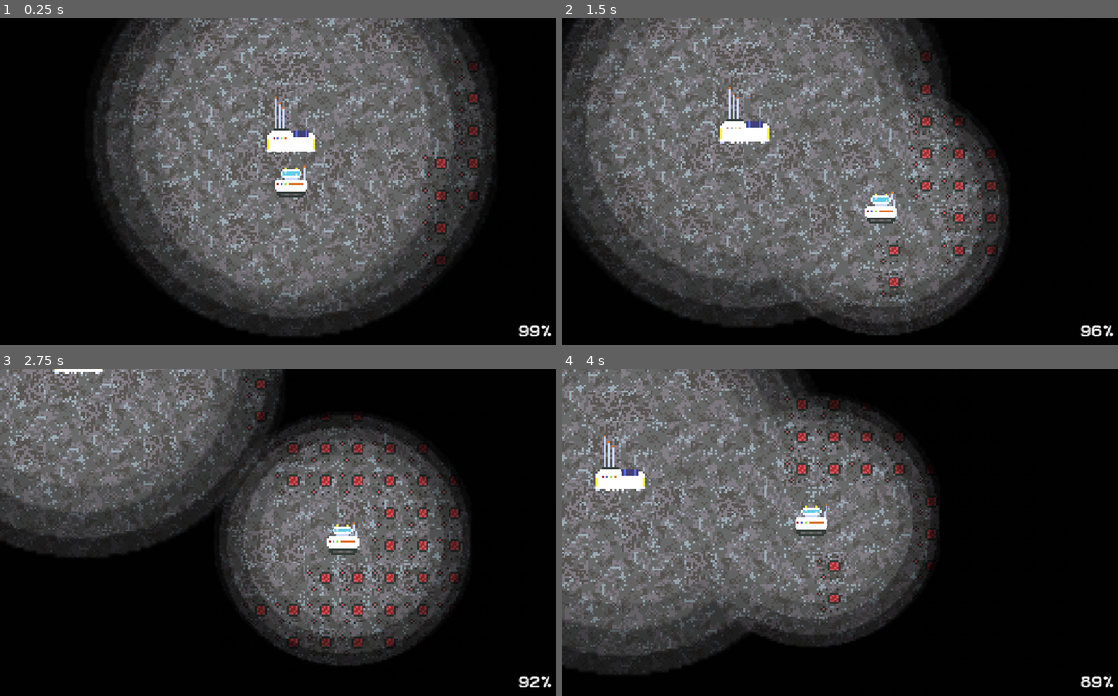
Above: before the commit, frames 1-4 (two rows, left to right).
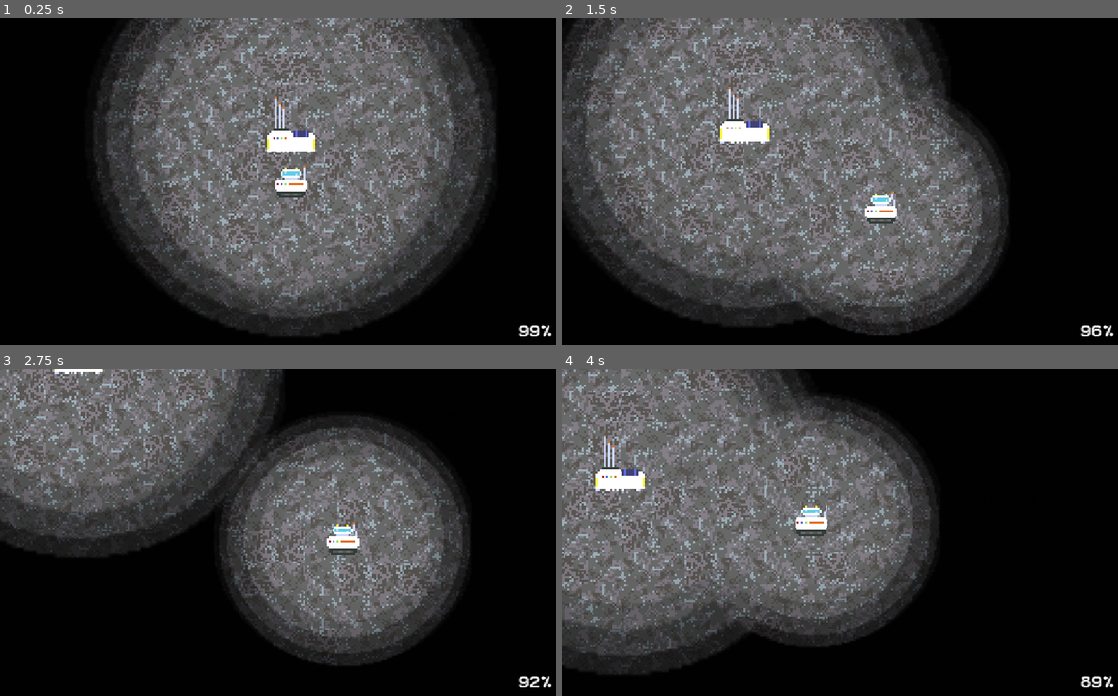
Above: after the commit, the same moments.

Repository: DanielDe8/Moonrunner
Game: Godot game, scene res://Scenes/Main.tscn
Two runs of this game, one before a commit and one after it. Both use one fixed random seed, a clock stepped at 60 frames per second and the inputs below.
Inputs (mouse positions are in pixels of both pictures, inside the frame that each line leads up to):
- Up to frame 1 (0.25 s): no input
- Up to frame 2 (1.5 s): tap Enter at 0.5 s; move the mouse to (979, 165) at 0.52 s; hold Right (right) 0.53-1.28 s; click (979, 165) at 0.67 s; move the mouse to (734, 197) at 1.27 s; hold Down (down) from 1.28 s (still down)
- Up to frame 3 (2.75 s): move the mouse to (350, 460) at 2.02 s; release Down (down) at 2.03 s; hold Right (right) from 2.03 s (still down)
- Up to frame 4 (4 s): move the mouse to (823, 597) at 2.77 s; release Right (right) at 2.78 s; hold Up (up) 2.78-3.53 s; click (823, 597) at 2.92 s; move the mouse to (1029, 581) at 3.52 s; hold Left (left) from 3.53 s (still down)

The runs differ from the first frame. In frame 1, 0.8% of the frame differs, in the area x 75-89%, y 11-83%; in frame 2, 1.5%; in frame 3, 3.3%, in the area x 43-84%, y 1-88%; in frame 4, 1.3%.

Commit message:
ore gen final mabe

Diff:
--- /dev/null
+++ b/Objects/Ores/ore.tscn
@@ -0,0 +1,17 @@
+[gd_scene format=3]
+
+[ext_resource type="Script" path="res://Scripts/collectable.gd" id="1_collectable"]
+[ext_resource type="Texture2D" uid="uid://db6qfx3nw4wwb" path="res://Assets/red_ore_1.png" id="2_tex"]
+
+[sub_resource type="RectangleShape2D" id="RectangleShape2D_ore"]
+size = Vector2(16, 16)
+
+[node name="Ore" type="Area2D" groups=["Collectables"]]
+script = ExtResource("1_collectable")
+
+[node name="Sprite2D" type="Sprite2D" parent="."]
+texture_filter = 1
+texture = ExtResource("2_tex")
+
+[node name="CollisionShape2D" type="CollisionShape2D" parent="."]
+shape = SubResource("RectangleShape2D_ore")
--- a/Objects/collecteble_template.tscn
+++ b/Objects/collecteble_template.tscn
@@ -1,6 +1,6 @@
 [gd_scene format=3 uid="uid://bmktn6edi67ph"]
 
-[ext_resource type="Script" uid="uid://bmy1034p4rapl" path="res://Scripts/collecteble_template.gd" id="1_nd5ou"]
+[ext_resource type="Script" path="res://Scripts/collectable.gd" id="1_nd5ou"]
 [ext_resource type="Texture2D" uid="uid://db6qfx3nw4wwb" path="res://Assets/red_ore_1.png" id="2_1ashx"]
 
 [sub_resource type="RectangleShape2D" id="RectangleShape2D_mqatm"]
--- a/Objects/ore.tscn
+++ b/Objects/ore.tscn
@@ -1,4 +1,4 @@
-[gd_scene format=3]
+[gd_scene format=3 uid="uid://crjactfct5hoq"]
 
 [ext_resource type="Script" path="res://Scripts/ore.gd" id="1_ore"]
 [ext_resource type="Texture2D" uid="uid://db6qfx3nw4wwb" path="res://Assets/red_ore_1.png" id="2_tex"]
@@ -6,12 +6,12 @@
 [sub_resource type="RectangleShape2D" id="RectangleShape2D_ore"]
 size = Vector2(16, 16)
 
-[node name="Ore" type="Area2D" groups=["Collectables"]]
+[node name="Ore" type="Area2D" unique_id=520424532 groups=["Collectables"]]
 script = ExtResource("1_ore")
 
-[node name="Sprite2D" type="Sprite2D" parent="."]
+[node name="Sprite2D" type="Sprite2D" parent="." unique_id=1123076211]
 texture_filter = 1
 texture = ExtResource("2_tex")
 
-[node name="CollisionShape2D" type="CollisionShape2D" parent="."]
+[node name="CollisionShape2D" type="CollisionShape2D" parent="." unique_id=1930961763]
 shape = SubResource("RectangleShape2D_ore")
--- a/Scenes/Main.tscn
+++ b/Scenes/Main.tscn
@@ -8,6 +8,7 @@
 [ext_resource type="PackedScene" uid="uid://camp1234fire" path="res://Objects/base_camp.tscn" id="6_camp"]
 [ext_resource type="Script" uid="uid://nw1tyfuhfnfj" path="res://Scripts/main.gd" id="7_main"]
 [ext_resource type="FontFile" uid="uid://chnv5lwc2bn3q" path="res://Assets/Pixel12x10Mono-v1.1.0.ttf" id="8_50glp"]
+[ext_resource type="PackedScene" path="res://Objects/Ores/ore.tscn" id="9_ore"]
 
 [sub_resource type="TileSetScenesCollectionSource" id="TileSetScenesCollectionSource_rgh2o"]
 scenes/1/scene = ExtResource("2_kln2b")
@@ -30,6 +31,7 @@
 
 [node name="Node2D" type="Node2D" unique_id=1416863422]
 script = ExtResource("7_main")
+spawnable_objects = Array[PackedScene]([ExtResource("9_ore")])
 
 [node name="TileMapLayer" type="TileMapLayer" parent="." unique_id=1483234888]
 texture_filter = 1
--- /dev/null
+++ b/Scripts/collectable.gd
@@ -0,0 +1,17 @@
+class_name Collectable
+extends Area2D
+
+@export_range(0.0, 1.0, 0.001) var spawn_chance: float = 0.008
+@export var min_cluster_size: int = 3
+@export var max_cluster_size: int = 5
+@export var min_distance: int = 5
+@export var max_distance: int = -1
+
+
+func _ready() -> void:
+	body_entered.connect(_on_body_entered)
+
+
+func _on_body_entered(body: Node2D) -> void:
+	if body.is_in_group("Player") or body.name == "Player":
+		queue_free()
--- a/Scripts/collecteble_template.gd
+++ /dev/null
@@ -1,10 +0,0 @@
-extends Area2D
-
-
-func _ready() -> void:
-	body_entered.connect(_on_body_entered)
-
-
-func _on_body_entered(body: Node2D) -> void:
-	if body.is_in_group("Player") or body.name == "Player":
-		queue_free()
--- a/Scripts/main.gd
+++ b/Scripts/main.gd
@@ -1,5 +1,3 @@
 extends Node2D
 
-@export var spawnable_objects: Array[PackedScene] = [
-	preload("res://Objects/ore.tscn")
-]
+@export var spawnable_objects: Array[PackedScene] = []
--- a/Scripts/ore.gd
+++ /dev/null
@@ -1,9 +0,0 @@
-extends Area2D
-
-
-func _ready() -> void:
-	body_entered.connect(_on_body_entered)
-
-func _on_body_entered(body: Node2D) -> void:
-	if body.is_in_group("Player") or body.name == "Player":
-		queue_free()
--- a/Scripts/ore_spawner.gd
+++ b/Scripts/ore_spawner.gd
@@ -1,96 +1,86 @@
 extends TileMapLayer
+
+const DIRS: Array[Vector2i] = [
+	Vector2i.RIGHT,
+	Vector2i.LEFT,
+	Vector2i.DOWN,
+	Vector2i.UP
+]
 
 @export var map_seed: int = 0
 @export var view_radius: int = 22
 @export var max_view_radius: int = 60
-@export var infinite_follow_player: bool = true
-@export var ore_frequency: float = 0.05
-@export var ore_size_threshold: float = 0.45
-@export var starting_area_radius: int = 4
-@export var spawn_starter_patch: bool = true
 
 @onready var ground_layer: TileMapLayer = $"../TileMapLayer"
 @onready var player: CharacterBody2D = $"../player"
+@onready var camp: Node2D = get_node_or_null("../Camp")
 
+var active_seed: int = 0
+var base_cell := Vector2i.ZERO
+var spawn_configs: Array[Dictionary] = []
 var generated_cells: Dictionary = {}
-var ore_noise := FastNoiseLite.new()
-var edge_noise := FastNoiseLite.new()
-var type_noise := FastNoiseLite.new()
-var starter_patch_center := Vector2i(6, -2)
+var occupied_cells: Dictionary = {}
+var pending_spawns: Dictionary = {}
 var last_player_cell := Vector2i(999999, 999999)
 var last_active_radius: int = 0
 
 
 func _ready() -> void:
-	setup_noise()
+	active_seed = map_seed if map_seed != 0 else randi()
+	if camp != null:
+		base_cell = ground_layer.local_to_map(ground_layer.to_local(camp.global_position))
+	load_spawn_configs()
 	ground_layer.clear()
 	clear()
-	generate_circle_area(Vector2i.ZERO, view_radius)
-	if infinite_follow_player:
-		update_map_around_player()
-	else:
-		create_circular_boundary(view_radius)
+	update_map()
 
 
 func _physics_process(_delta: float) -> void:
-	if infinite_follow_player and player != null:
-		var current_cell: Vector2i = ground_layer.local_to_map(player.global_position)
-		var active_radius: int = get_active_view_radius()
-		if current_cell != last_player_cell or active_radius > last_active_radius:
-			last_player_cell = current_cell
-			last_active_radius = active_radius
-			generate_circle_area(current_cell, active_radius)
+	update_map()
+
+
+func load_spawn_configs() -> void:
+	spawn_configs.clear()
+	var main_node := get_parent()
+	if main_node == null or not ("spawnable_objects" in main_node):
+		return
+
+	for scene in main_node.spawnable_objects:
+		if scene == null:
+			continue
+		var sample: Node = scene.instantiate()
+		var config := {
+			"scene": scene,
+			"spawn_chance": float(sample.get("spawn_chance")) if "spawn_chance" in sample else 0.008,
+			"min_size": int(sample.get("min_cluster_size")) if "min_cluster_size" in sample else 3,
+			"max_size": int(sample.get("max_cluster_size")) if "max_cluster_size" in sample else 5,
+			"min_dist": int(sample.get("min_distance")) if "min_distance" in sample else 5,
+			"max_dist": int(sample.get("max_distance")) if "max_distance" in sample else -1
+		}
+		sample.free()
+		spawn_configs.append(config)
+
+
+func update_map() -> void:
+	if player == null:
+		return
+	var current_cell: Vector2i = ground_layer.local_to_map(player.global_position)
+	var active_radius: int = get_active_view_radius()
+	if current_cell != last_player_cell or active_radius > last_active_radius:
+		last_player_cell = current_cell
+		last_active_radius = active_radius
+		generate_circle(current_cell, active_radius)
 
 
 func get_active_view_radius() -> int:
 	if player != null and player.has_node("Camera2D"):
-		var cam: Camera2D = player.get_node("Camera2D")
-		var zoom_val: float = max(cam.zoom.x, 0.5)
-		var zoom_needed_radius: int = int(ceil(52.0 / zoom_val))
-		return clampi(max(view_radius, zoom_needed_radius), view_radius, max(view_radius, max_view_radius))
+		var zoom_val: float = max(player.get_node("Camera2D").zoom.x, 0.5)
+		var zoom_radius: int = int(ceil(52.0 / zoom_val))
+		return clampi(max(view_radius, zoom_radius), view_radius, max(view_radius, max_view_radius))
 	return view_radius
 
 
-func setup_noise() -> void:
-	var active_seed: int = map_seed if map_seed != 0 else randi()
-	ore_noise.seed = active_seed
-	ore_noise.noise_type = FastNoiseLite.TYPE_SIMPLEX_SMOOTH
-	ore_noise.frequency = ore_frequency
-	ore_noise.fractal_type = FastNoiseLite.FRACTAL_FBM
-	ore_noise.fractal_octaves = 2
-
-	edge_noise.seed = active_seed + 1337
-	edge_noise.noise_type = FastNoiseLite.TYPE_SIMPLEX
-	edge_noise.frequency = 0.22
-
-	type_noise.seed = active_seed + 4242
-	type_noise.noise_type = FastNoiseLite.TYPE_SIMPLEX_SMOOTH
-	type_noise.frequency = 0.018
-
-	var angle: float = randf() * TAU
-	var dist: float = float(starting_area_radius + 3)
-	starter_patch_center = Vector2i(int(round(cos(angle) * dist)), int(round(sin(angle) * dist)))
-
-
-func get_spawnable_objects() -> Array[PackedScene]:
-	var main_node := get_parent()
-	if main_node != null and "spawnable_objects" in main_node:
-		var list: Array[PackedScene] = main_node.spawnable_objects
-		if not list.is_empty():
-			return list
-	return []
-
-
-func update_map_around_player() -> void:
-	var center: Vector2i = Vector2i.ZERO
-	if player != null:
-		center = ground_layer.local_to_map(player.global_position)
-	var active_radius: int = get_active_view_radius()
-	last_active_radius = active_radius
-	generate_circle_area(center, active_radius)
-
-
-func generate_circle_area(center: Vector2i, radius: int) -> void:
+func generate_circle(center: Vector2i, radius: int) -> void:
 	var r_sq: int = radius * radius
 	for x in range(center.x - radius, center.x + radius + 1):
 		for y in range(center.y - radius, center.y + radius + 1):
@@ -105,57 +95,79 @@
 func generate_tile(cell: Vector2i) -> void:
 	generated_cells[cell] = true
 	ground_layer.set_cell(cell, 0, Vector2i.ZERO, 2)
-	var obj_index: int = get_spawn_object_index(cell)
-	if obj_index >= 0:
-		var objects := get_spawnable_objects()
-		if obj_index < objects.size() and objects[obj_index] != null:
-			var obj := objects[obj_index].instantiate()
-			obj.position = ground_layer.map_to_local(cell)
-			add_child(obj)
+
+	if pending_spawns.has(cell):
+		spawn_at(cell, pending_spawns[cell])
+		pending_spawns.erase(cell)
+		return
+
+	if occupied_cells.has(cell) or spawn_configs.is_empty():
+		return
+
+	var rng := RandomNumberGenerator.new()
+	rng.seed = hash([active_seed, cell.x, cell.y])
+
+	var order := spawn_configs.duplicate()
+	shuffle_array(order, rng)
+
+	for config in order:
+		if can_place_at(cell, config, {}) and rng.randf() < config.spawn_chance:
+			spawn_cluster(cell, config, rng)
+			break
 
 
-func get_spawn_object_index(cell: Vector2i) -> int:
-	var objects := get_spawnable_objects()
-	if objects.is_empty():
-		return -1
-
-	var dist_from_origin: float = Vector2(cell).length()
-	if dist_from_origin < float(starting_area_radius):
-		return -1
-
-	var jitter: float = edge_noise.get_noise_2d(float(cell.x), float(cell.y)) * 0.12
-
-	if spawn_starter_patch:
-		var starter_dist: float = Vector2(cell - starter_patch_center).length()
-		if starter_dist <= 2.2 + jitter * 3.0:
-			return 0
-
-	var base_val: float = ore_noise.get_noise_2d(float(cell.x), float(cell.y))
-	if (base_val + jitter) <= ore_size_threshold:
-		return -1
-
-	if objects.size() == 1:
-		return 0
-
-	var norm: float = clampf((type_noise.get_noise_2d(float(cell.x), float(cell.y)) + 0.6) / 1.2, 0.0, 0.9999)
-	return int(floor(norm * float(objects.size())))
+func can_place_at(cell: Vector2i, config: Dictionary, own_cluster: Dictionary) -> bool:
+	if occupied_cells.has(cell):
+		return false
+	for d in DIRS:
+		var neighbor: Vector2i = cell + d
+		if occupied_cells.has(neighbor) and not own_cluster.has(neighbor):
+			return false
+	var dist: float = Vector2(cell - base_cell).length()
+	if dist < float(config.min_dist):
+		return false
+	if config.max_dist >= 0 and dist > float(config.max_dist):
+		return false
+	return true
 
 
-func create_circular_boundary(radius: int) -> void:
-	var tile_size: float = float(ground_layer.tile_set.tile_size.x)
-	var pixel_radius: float = float(radius) * tile_size
-	var wall := StaticBody2D.new()
-	wall.name = "MapBoundary"
-	var segments: int = 64
-	for i in range(segments):
-		var angle1: float = TAU * float(i) / float(segments)
-		var angle2: float = TAU * float(i + 1) / float(segments)
-		var p1 := Vector2(cos(angle1), sin(angle1)) * pixel_radius
-		var p2 := Vector2(cos(angle2), sin(angle2)) * pixel_radius
-		var shape := SegmentShape2D.new()
-		shape.a = p1
-		shape.b = p2
-		var col := CollisionShape2D.new()
-		col.shape = shape
-		wall.add_child(col)
-	add_child(wall)
+func spawn_cluster(center: Vector2i, config: Dictionary, rng: RandomNumberGenerator) -> void:
+	var min_size: int = max(1, config.min_size)
+	var target: int = rng.randi_range(min_size, max(min_size, config.max_size))
+	var queue: Array[Vector2i] = [center]
+	var visited: Dictionary = {center: true}
+	var own_cluster: Dictionary = {}
+
+	while own_cluster.size() < target and not queue.is_empty():
+		var cell: Vector2i = queue.pop_front()
+		if not can_place_at(cell, config, own_cluster):
+			continue
+
+		occupied_cells[cell] = true
+		own_cluster[cell] = true
+		if generated_cells.has(cell):
+			spawn_at(cell, config.scene)
+		else:
+			pending_spawns[cell] = config.scene
+
+		var neighbors := DIRS.duplicate()
+		shuffle_array(neighbors, rng)
+		for d in neighbors:
+			var next_cell: Vector2i = cell + d
+			if not visited.has(next_cell):
+				visited[next_cell] = true
+				queue.append(next_cell)
+
+
+func spawn_at(cell: Vector2i, scene: PackedScene) -> void:
+	var obj := scene.instantiate()
+	obj.position = ground_layer.map_to_local(cell)
+	add_child(obj)
+
+
+func shuffle_array(arr: Array, rng: RandomNumberGenerator) -> void:
+	for i in range(arr.size() - 1, 0, -1):
+		var j: int = rng.randi_range(0, i)
+		var tmp = arr[i]
+		arr[i] = arr[j]
+		arr[j] = tmp
Not shown, added: Scripts/collectable.gd.uid
Not shown, removed: Scripts/collecteble_template.gd.uid
Not shown, removed: Scripts/ore.gd.uid
